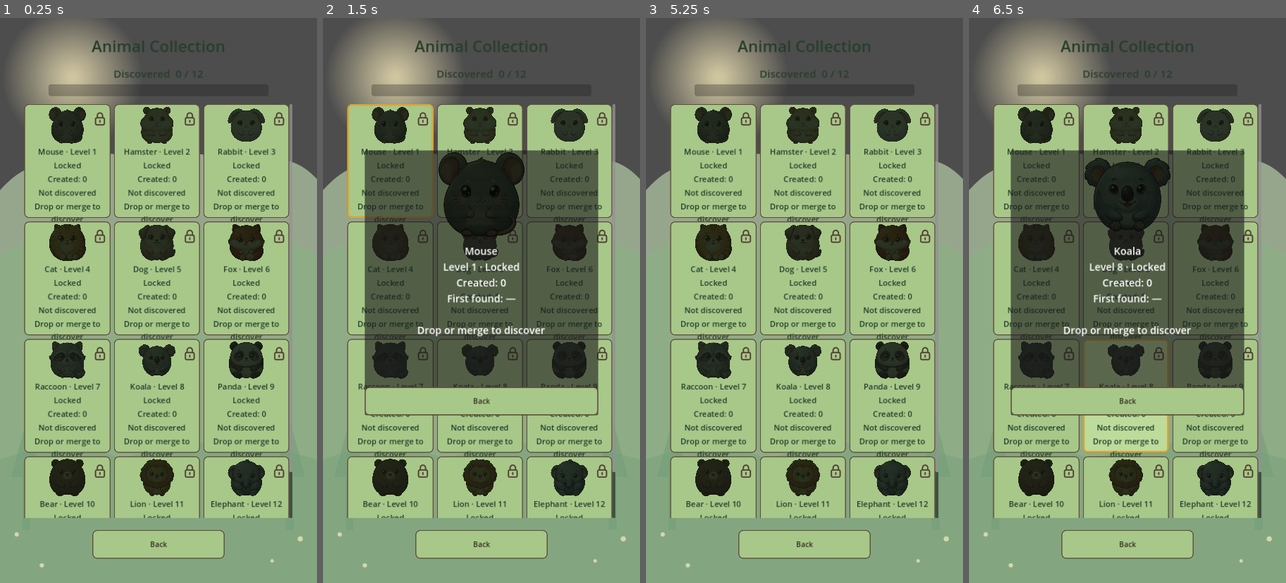
Above: before the commit, frames 1-4 (left to right).
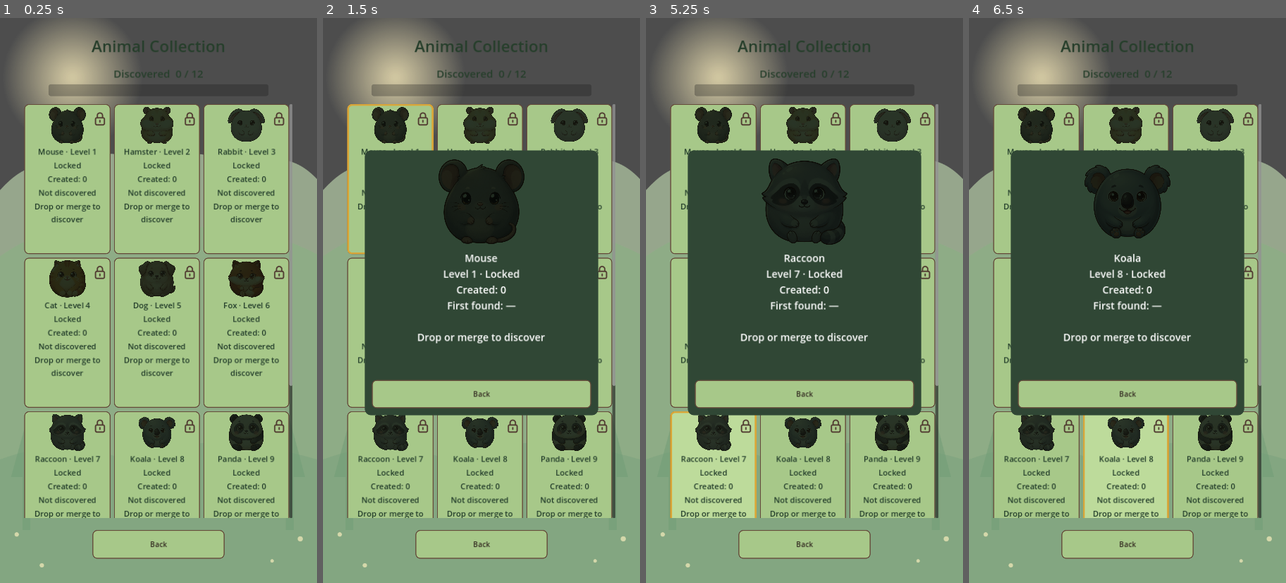
Above: after the commit, the same moments.

Repository: sandikovcusu-commits/MergeAnimal
Game: Godot game, scene res://scenes/ui/Collection.tscn
The game is run twice, just before and just after one commit, with the same random seed, the same clock (stepped at 60 frames per second) and the same inputs. This scene is started directly instead of the project's main scene.
Inputs (mouse positions are in pixels of both pictures, inside the frame that each line leads up to; where the layout moved, square brackets give the same spot in the first picture):
- Up to frame 1 (0.25 s): no input
- Up to frame 2 (1.5 s): click (389, 181) [389, 159] at 0.5 s; click (481, 181) [481, 159] at 1.25 s
- Up to frame 3 (5.25 s): click (893, 181) [893, 159] at 2 s; click (712, 334) [712, 277] at 2.75 s; click (804, 334) [804, 277] at 3.5 s; click (893, 334) [893, 277] at 4.25 s; click (712, 486) [712, 396] at 5 s
- Up to frame 4 (6.5 s): click (1127, 486) [1127, 396] at 5.75 s

The runs differ from the first frame. In frame 1, 18% of the frame differs, in the area x 7-93%, y 34-89%; in frame 2, 33%; in frame 3, 38%, in the area x 7-93%, y 23-89%; in frame 4, 34%.

Commit message:
Prevent card text overflow and improve detail readability
Co-authored-by: arena-agent <297053741+arena-agent@users.noreply.github.com>

Diff:
--- a/MergeAnimals/scripts/ui/Collection.gd
+++ b/MergeAnimals/scripts/ui/Collection.gd
@@ -32,7 +32,7 @@
 		var data := load("res://resources/animals/%s.tres" % IDS[i]) as AnimalData
 		var entry: Dictionary = progress.animals[IDS[i]]
 		var unlocked := int(entry.count) > 0
-		var card := Button.new(); card.name = "AnimalCard%d" % (i + 1); card.custom_minimum_size = Vector2(190, 258); card.size_flags_horizontal = Control.SIZE_EXPAND_FILL; grid.add_child(card); cards.append(card)
+		var card := Button.new(); card.name = "AnimalCard%d" % (i + 1); card.custom_minimum_size = Vector2(190, 340); card.size_flags_horizontal = Control.SIZE_EXPAND_FILL; grid.add_child(card); cards.append(card)
 		var column := VBoxContainer.new(); column.set_anchors_and_offsets_preset(Control.PRESET_FULL_RECT); column.offset_left = 5; column.offset_right = -5; column.offset_top = 5; column.offset_bottom = -5; column.mouse_filter = Control.MOUSE_FILTER_IGNORE; card.add_child(column)
 		var art := TextureRect.new(); art.name = "Sprite"; art.custom_minimum_size = Vector2(100, 86); art.texture = data.sprite; art.expand_mode = TextureRect.EXPAND_IGNORE_SIZE; art.stretch_mode = TextureRect.STRETCH_KEEP_ASPECT_CENTERED; art.mouse_filter = Control.MOUSE_FILTER_IGNORE
 		if not unlocked: art.modulate = Color(0.12, 0.16, 0.13, 0.92)
@@ -50,6 +50,7 @@
 
 func _build_detail() -> void:
 	detail = PanelContainer.new(); detail.name = "AnimalDetails"; detail.position = Vector2(95, 300); detail.size = Vector2(530, 600); detail.z_index = 10; detail.visible = false; add_child(detail)
+	var style := StyleBoxFlat.new(); style.bg_color = Color("304735"); style.set_corner_radius_all(14); style.set_content_margin_all(16); detail.add_theme_stylebox_override("panel", style)
 	var column := VBoxContainer.new(); column.add_theme_constant_override("separation", 12); detail.add_child(column)
 	detail_image = TextureRect.new(); detail_image.custom_minimum_size = Vector2(200, 200); detail_image.expand_mode = TextureRect.EXPAND_IGNORE_SIZE; detail_image.stretch_mode = TextureRect.STRETCH_KEEP_ASPECT_CENTERED; column.add_child(detail_image)
 	detail_label = Label.new(); detail_label.name = "DetailText"; detail_label.size_flags_vertical = Control.SIZE_EXPAND_F …(221 unchanged characters)…
--- a/MergeAnimals/scripts/ui/Statistics.gd
+++ b/MergeAnimals/scripts/ui/Statistics.gd
@@ -14,6 +14,7 @@
 		_add_back()
 		return
 	var panel := PanelContainer.new(); panel.position = Vector2(75, 130); panel.size = Vector2(570, 970); add_child(panel)
+	var style := StyleBoxFlat.new(); style.bg_color = Color("304735"); style.set_corner_radius_all(14); panel.add_theme_stylebox_override("panel", style)
 	var margins := MarginContainer.new(); margins.add_theme_constant_override("margin_left", 22); margins.add_theme_constant_override("margin_right", 22); margins.add_theme_constant_override("margin_top", 15); panel.add_child(margins)
 	var scroll := ScrollContainer.new(); scroll.horizontal_scroll_mode = ScrollContainer.SCROLL_MODE_DISABLED; margins.add_child(scroll)
 	text_label = Label.new(); text_label.name = "StatisticsText"; text_label.size_flags_horizontal = Control.SIZE_EXPAND_FILL; text_label.autowrap_mode = TextServer.AUTOWRAP_WORD_SMART; text_label.add_theme_font_size_override("font_size", 24); scroll.add_child(text_label)
